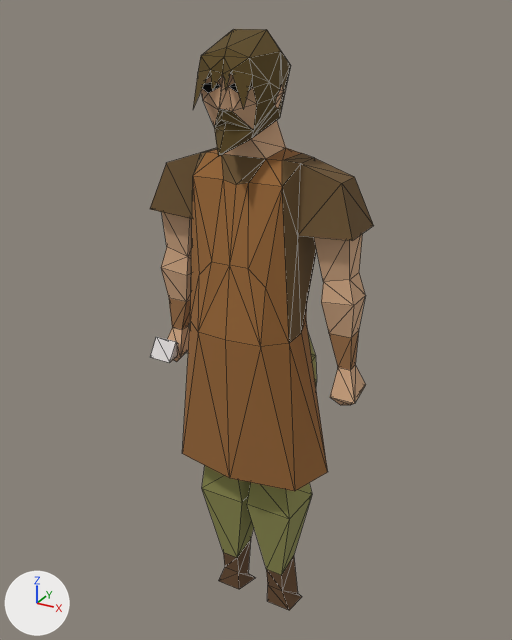
The glTF model public/models/crafting-shops.gltf as it was, and as the next commit left it.
Both versions are drawn from a camera (50 mm lens) standing at (97.4, -177.9, 201.0) and looking at (-1.6, 2.2, 110.9). Arrows for +X, +Y and +Z are at lower left; the lights stay in place. The older version comes first. Mesh edges are drawn as thin lines. Vertices at exactly the same position are counted once.

The older version as bpy lines, for what is in view:
```python
me_mesh_0 = bpy.data.meshes.new('Mesh_0')
me_mesh_0.from_pydata(...)  # 254 vertices, 465 faces; spans x -35.0..35.0, y -21.0..19.0, z -1.0..196.0
me_mesh_0.materials.append(mat_material_0)  # picture img_image_0
ob_mesh_0 = bpy.data.objects.new('Mesh_0', me_mesh_0)
ob_mesh_0.location = (0.0, 0.0, 0.0)
```
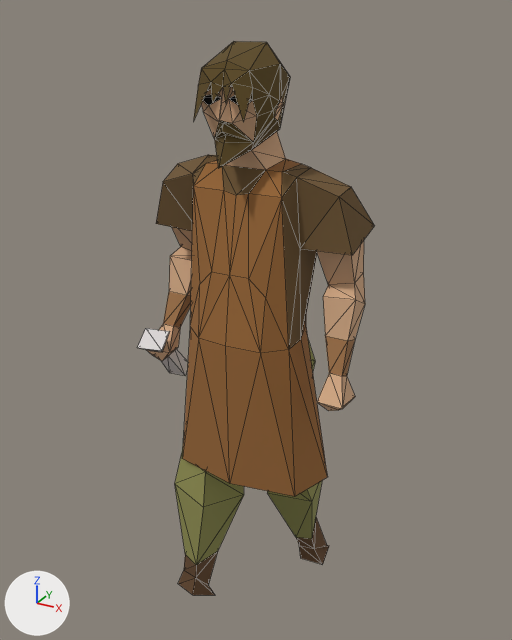
The newer file adds a shape key; the second version is drawn at full value of the shape key 'target_1' of 'Mesh_0', and the change is written as the vertex moves it makes.

Pixel boxes [x1, y1, x2, y2] of what changed, in the pictures (512 x 640 px; the box of a moved part takes in the faces that stretch with it):
'Mesh_0', reshaped: before [150, 29, 374, 610]; after [137, 41, 374, 595]
part 1 of me_mesh_0, moved or reshaped: before [150, 337, 178, 363]; after [137, 329, 170, 352]
part 2 of me_mesh_0, rebuilt (34% wider, 8% shorter): before [202, 334, 317, 610]; after [175, 340, 329, 595]
part 3 of me_mesh_0, rebuilt: before [161, 212, 192, 362]; after [147, 227, 192, 375]
part 4 of me_mesh_0, rebuilt (8% narrower): before [314, 234, 366, 405]; after [317, 241, 365, 411]
part 5 of me_mesh_0, moved or reshaped: before [150, 29, 374, 491]; after [156, 41, 374, 497]

The change in detail:
me_mesh_0 is used by ob_mesh_0; location (0.0, 0.0, 0.0).
me_mesh_0 had 254 vertices, 465 faces and spanned x -35.0..35.0, y -21.0..19.0, z -1.0..196.0.
me_mesh_0 now has 259 vertices, 465 faces and spans x -36.0..35.0, y -42.0..33.0, z -3.0..193.0.
me_mesh_0 part 1: the loose piece of 8 vertices spanning x -35.0..-27.0, y -10.0..-2.0, z 94.0..101.0 is multiplied about its middle by the matrix ((0.927, -0.215, -0.084), (0.23, 0.827, 0.418), (-0.021, -0.426, 0.854)), then moved by (2.0, -8.0, 7.0).
me_mesh_0 part 2: the loose piece of 62 vertices spanning x -17.0..17.0, y -9.0..12.0, z -1.0..123.0 is rebuilt with 62 vertices and now spans x -27.0..19.0, y -18.0..33.0, z -3.0..121.0.
me_mesh_0 part 3: the loose piece of 34 vertices spanning x -35.0..-20.0, y -5.0..19.0, z 85.0..146.0 is rebuilt with 34 vertices and now spans x -36.0..-20.0, y -14.0..12.0, z 84.0..146.0.
me_mesh_0 part 4: the loose piece of 28 vertices spanning x 20.0..35.0, y -5.0..5.0, z 91.0..146.0 is rebuilt with 28 vertices and now spans x 20.0..35.0, y -14.0..8.0, z 93.0..145.0.
Part 5, on me_mesh_0:
119 vertices are removed from x -33.0..33.0, y -21.0..10.0, z 64.0..196.0.
227 faces are deleted.
124 vertices are added at x -33.0..33.0, y -42.0..10.0, z 62.0..193.0.
227 new faces join them.
